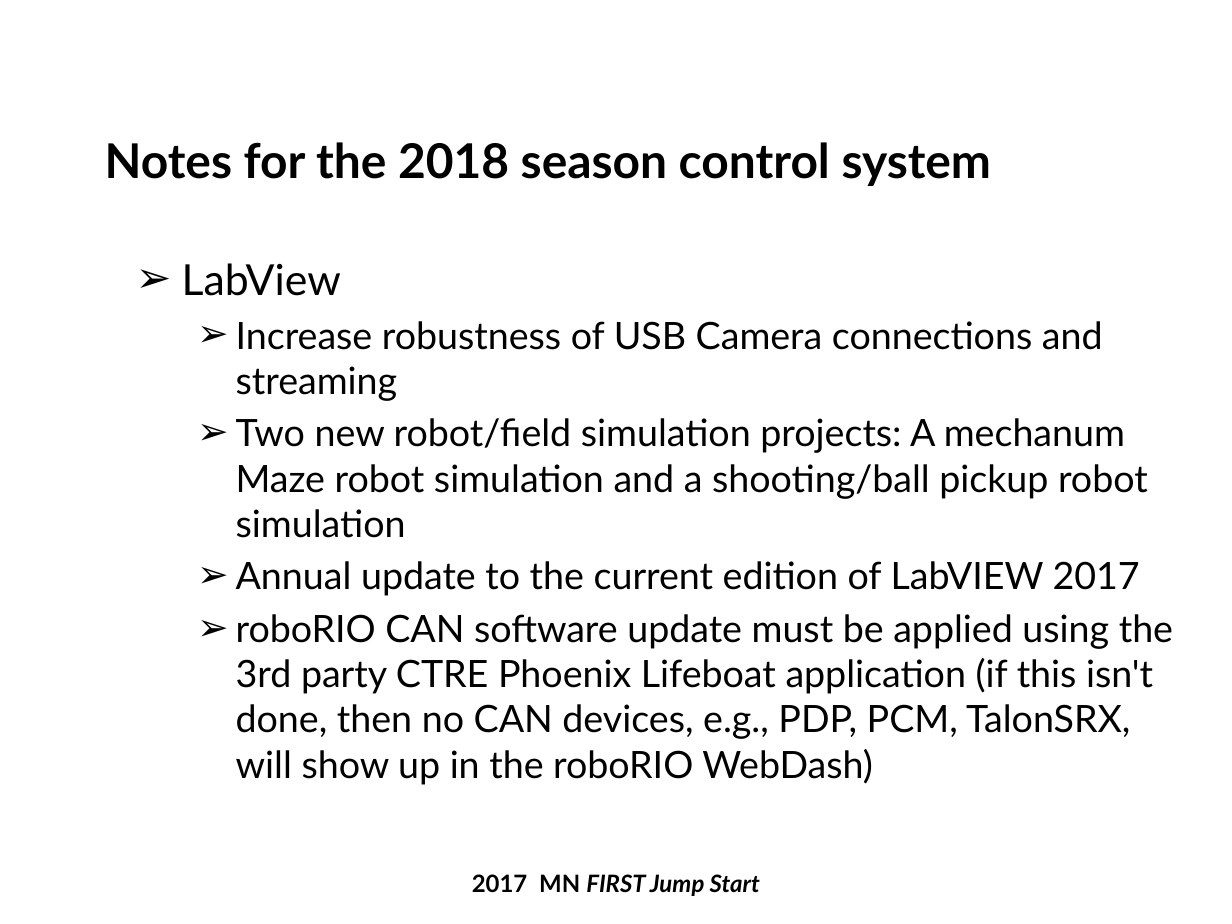
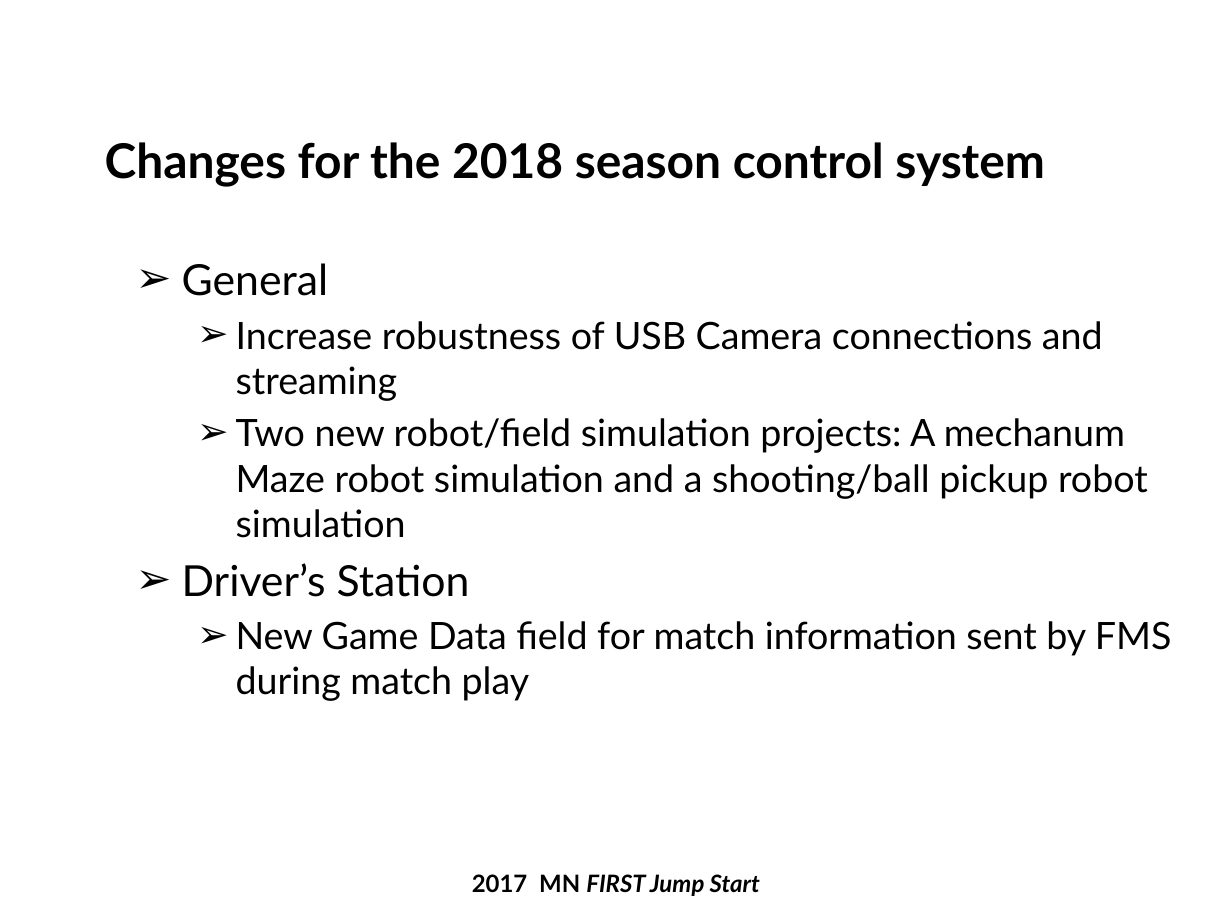
Before and after one commit to firstmncsa/csa_resources, a slide deck: slide 11 of 2018 Beta Testing JumpStart_Rev2.pptx. Drawn at 1232x924 pixels with LibreOffice and Linux fonts; fonts in the diff are those of the drawing; background and template pictures are left out. Boxes give left, top, right and bottom in pixels: in the first picture for what was removed or moved away, otherwise in the second. Text is boxed around its words. In the diff, an @@ line names an element or a change of style, - is before the commit and + after.

```diff
--- a/2018 Beta Testing JumpStart_Rev2.pptx
+++ b/2018 Beta Testing JumpStart_Rev2.pptx
@@ title at <box>105,142,1045,187</box>: text changed @@
-Notes for the 2018 season control system
+Changes for the 2018 season control system
@@ text at <box>182,263,328,296</box>: text changed @@
-➢ LabView
+➢ General
@@ text at <box>182,563,1171,701</box>: text changed @@
-  ➢ Annual update to the current edition of LabVIEW 2017
-  ➢ roboRIO CAN software update must be applied using the 3rd party CTRE Phoenix Lifeboat application (if this isn't done, then no CAN devices, e.g., PDP, PCM, TalonSRX, will show up in the roboRIO WebDash)
+➢ Driver’s Station
+  ➢ New Game Data field for match information sent by FMS during match play
```
Also in this commit, not shown: 5 other slides changed, 5 slides added.
